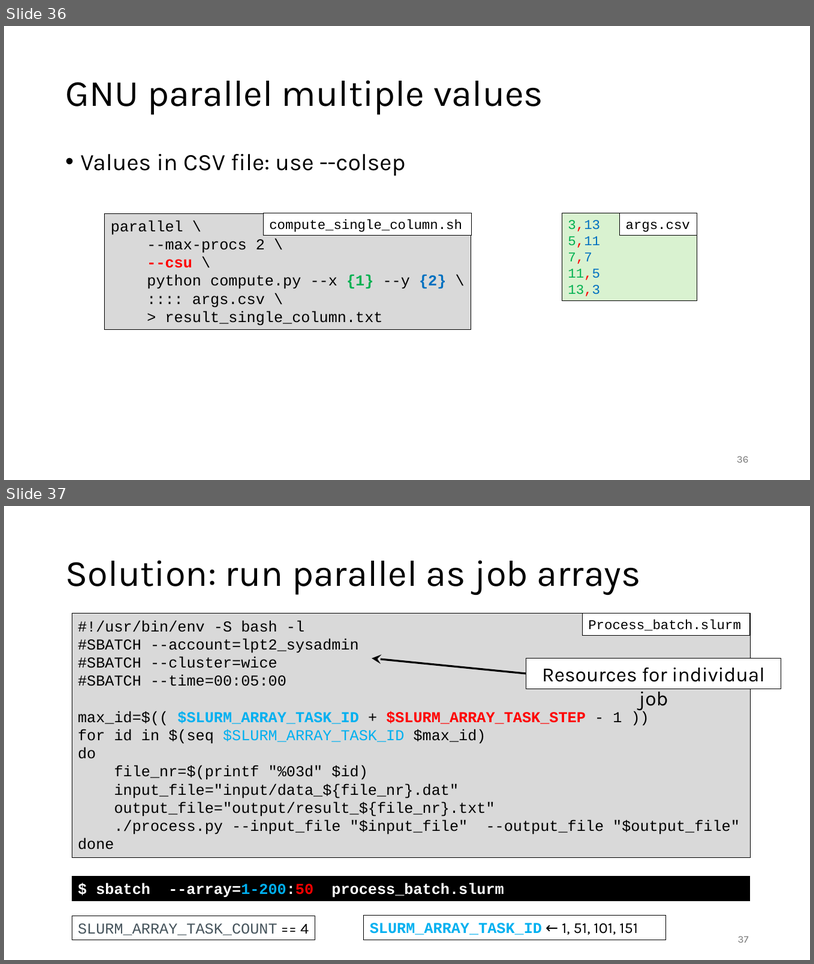
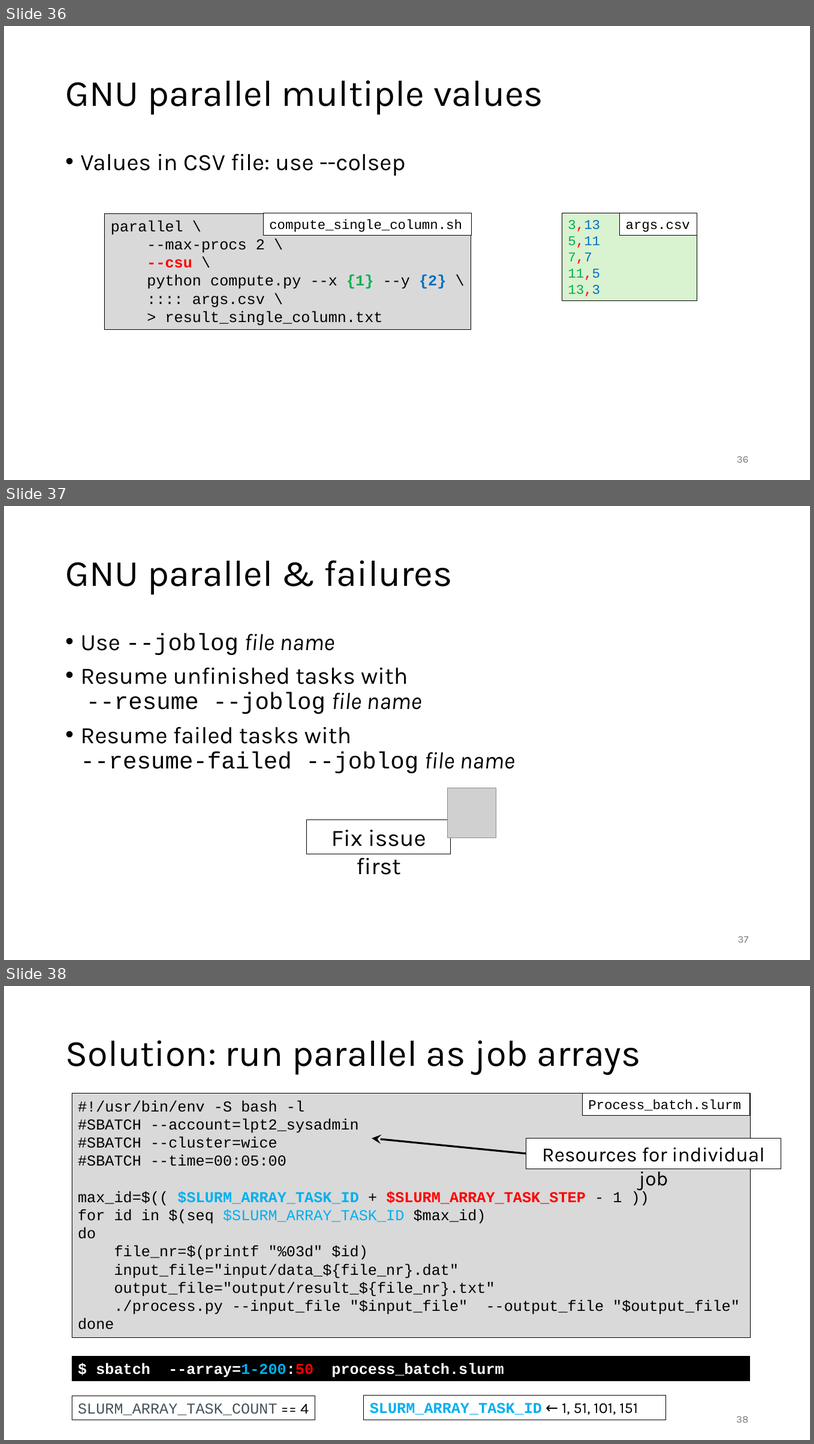
Before and after one commit to gjbex/Workflows-for-HPC, a slide deck: workflow_for_HPC.pptx. Shown one above the other, each under a label of ours: slides 36 and 37 before the commit, slides 36, 37 and 38 after it. The pictures are 814x964 and 814x1444 pixels, drawn with LibreOffice and Linux fonts; fonts in the diff are those of the drawing; grey boxes stand for pictures. Boxes give left, top, right and bottom in pixels: in the first picture for what was removed or moved away, otherwise in the second. Text is boxed around its words. In the diff, an @@ line names an element or a change of style, - is before the commit and + after.

Commit message:
Add best practices slides

```diff
--- a/workflow_for_HPC.pptx
+++ b/workflow_for_HPC.pptx
@@ slide 37 added at [4,506,810,960], background #FFFFFF @@
@@ title added at [65,560,453,595], 44 pt, text #000000 @@
+GNU parallel & failures
@@ text added at [81,633,515,773], 28 pt, text #000000 @@
+• Use --joblog file name
+• Resume unfinished tasks with
+  --resume --joblog file name
+• Resume failed tasks with
+  --resume-failed --joblog file name
@@ picture added at [448,788,497,838] @@
@@ rectangle added at [307,819,451,854], outline #000000 0.75 pt, 28 pt, text #000000 @@
+Fix issue first
@@ page number added at [738,936,749,942], 12 pt, text #797979 @@
+37
@@ what was slide 37 is now slide 38 @@
@@ page number at [737,1416,749,1422]: text changed @@
-37
+38
```
